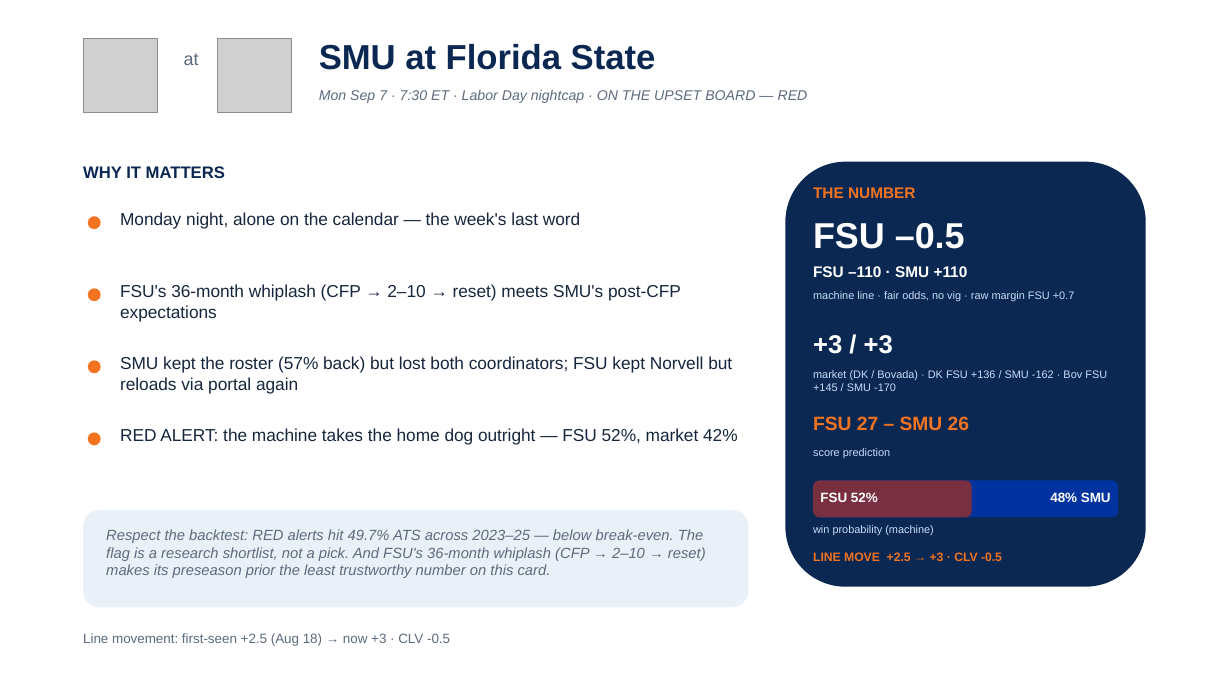
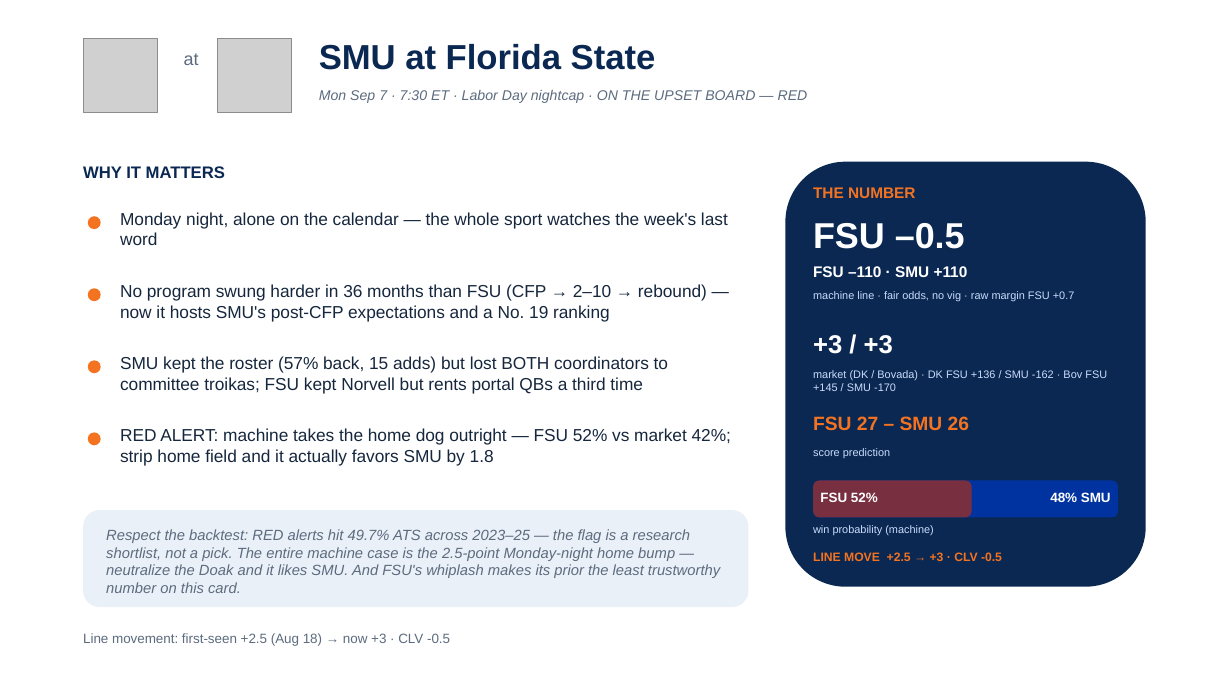
Before and after one commit to lucasalvarezflorida-lab/ncaa-fbs-analytics, a slide deck: slide 15 of decks/2026_Week1_Episode2.pptx. Drawn at 1232x693 pixels with LibreOffice and Linux fonts; fonts in the diff are those of the drawing; grey boxes stand for pictures. Boxes give left, top, right and bottom in pixels: in the first picture for what was removed or moved away, otherwise in the second. Text is boxed around its words. In the diff, an @@ line names an element or a change of style, - is before the commit and + after.

```diff
--- a/decks/2026_Week1_Episode2.pptx
+++ b/decks/2026_Week1_Episode2.pptx
@@ text at (120,212,728,245): text changed @@
-Monday night, alone on the calendar — the week's last word
+Monday night, alone on the calendar — the whole sport watches the week's last word
@@ text at (120,284,707,321): text changed @@
-FSU's 36-month whiplash (CFP → 2–10 → reset) meets SMU's post-CFP expectations
+No program swung harder in 36 months than FSU (CFP → 2–10 → rebound) — now it hosts SMU's post-CFP expectations and a No. 19 ranking
@@ text at (120,356,668,393): text changed @@
-SMU kept the roster (57% back) but lost both coordinators; FSU kept Norvell but reloads via portal again
+SMU kept the roster (57% back, 15 adds) but lost BOTH coordinators to committee troikas; FSU kept Norvell but rents portal QBs a third time
@@ text at (120,428,731,466): text changed @@
-RED ALERT: the machine takes the home dog outright — FSU 52%, market 42%
+RED ALERT: machine takes the home dog outright — FSU 52% vs market 42%; strip home field and it actually favors SMU by 1.8
@@ text at (106,529,720,593): text changed @@
-Respect the backtest: RED alerts hit 49.7% ATS across 2023–25 — below break-even. The flag is a research shortlist, not a pick. And FSU's 36-month whiplash (CFP → 2–10 → reset) makes its preseason prior the least trustworthy number on this card.
+Respect the backtest: RED alerts hit 49.7% ATS across 2023–25 — the flag is a research shortlist, not a pick. The entire machine case is the 2.5-point Monday-night home bump — neutralize the Doak and it likes SMU. And FSU's whiplash makes its prior the least trustworthy number on this card.
```
Also in this commit, not shown: 11 other slides changed, 1 other file.
